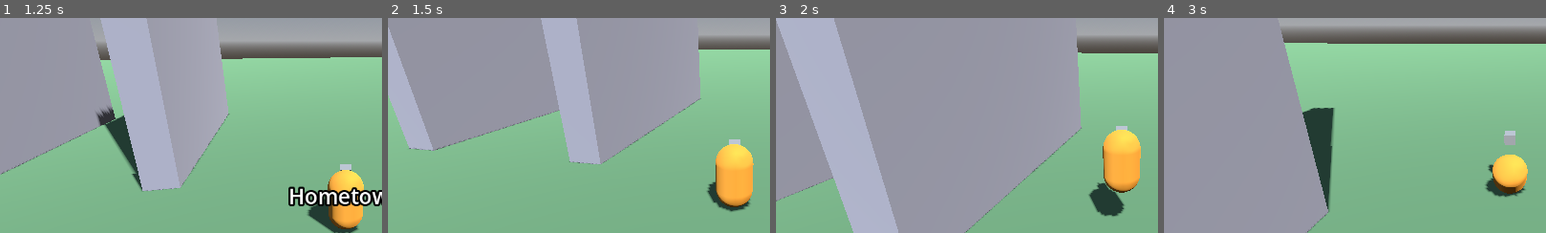
Above: before the commit, frames 1-4 (left to right).
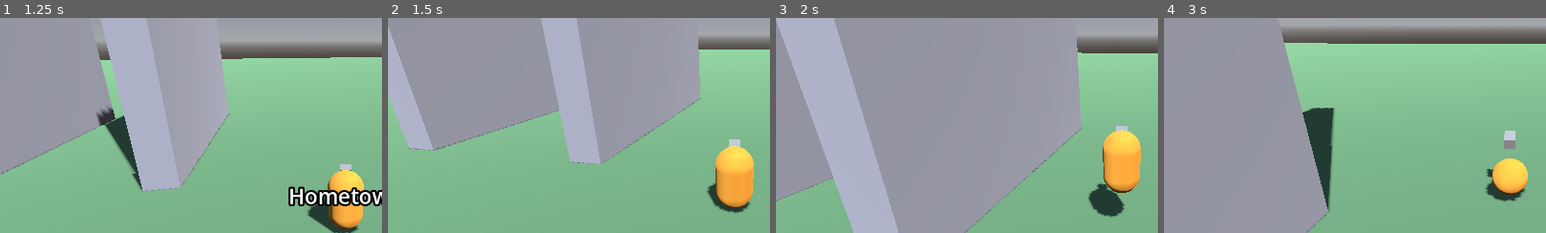
Above: after the commit, the same moments.

Repository: doggoanim/Krits
Game: Godot game, scene res://main.tscn
Same seed, same stepped clock (60 frames per second), same inputs: the game is played once before the commit and once after it.
Inputs (mouse positions are % of the whole screen's width and height, from its top left):
- Up to frame 1 (1.25 s): tap Enter at 0.5 s; move the mouse to (55, 50) at 0.52 s; hold W (move_forward) from 0.53 s (still down); hold Space (jump) from 0.53 s (still down)
- Up to frame 2 (1.5 s): keep holding W (move_forward); move the mouse to (45, 50) at 1.27 s; release Space (jump) at 1.28 s; tap Ctrl (crouch_pound) at 1.35 s
- Up to frame 3 (2 s): keep holding W (move_forward); tap Space (jump) at 1.52, 1.55, 1.82 s
- Up to frame 4 (3 s): keep holding W (move_forward); move the mouse to (52, 48) at 2.02 s; hold Space (jump) 2.03-2.78 s; tap E (interact) at 2.1 s; move the mouse to (49, 52) at 2.77 s; tap Shift (roll_dive) at 2.85 s
The pictures show only the part of the screen within x 5-55%, y 19-69%; the shares and areas given below are measured in that part.

Frame 1 is identical in both runs. In frame 2, 0.4% of the frame differs, in the area x 83-96%, y 58-91%; in frame 3, 0.2%; in frame 4, 1.1%, in the area x 84-96%, y 54-86%.

Commit message:
Fix dissolve flashing back to solid, and add movement lean to the player
The world_dissolve shader's discard condition was inverted: at progress=1
the threshold exceeded every possible noise value, so the "else" (solid)
branch kept winning and the whole world flashed back fully visible for a
frame right before world_root.visible was set false. Flipped the compare
so cells discard as progress rises and everything is gone by progress=1.

Also added an arcade-style lean: the player pitches forward with ground
speed and banks into turns. It lives on PlayerVisual's own rotation
(pitch/bank), separate from _body's rotation.x used by dive/pound/long
jump/roll poses, so the two layers never fight each other.

Co-Authored-By: Claude Sonnet 5 <noreply@anthropic.com>
Claude-Session: https://claude.ai/code/session_01TYpdm1jACUqsWG6yyTxbgm

Diff:
--- a/player/player.gd
+++ b/player/player.gd
@@ -22,9 +22,15 @@
 var invuln := 0.0
 var roll_cd := 0.0
 
+const LEAN_PITCH_MAX := 0.18     ## ~10 degrees, forward/back lean at full speed
+const LEAN_BANK_MAX := 0.28      ## ~16 degrees, side bank at the fastest turns
+const LEAN_TURN_SCALE := 0.12    ## how much yaw rate (rad/s) converts into bank (rad)
+const LEAN_SMOOTH := 9.0         ## higher = snappier lean response
+
 var _shape: CapsuleShape3D
 var _shape_node: CollisionShape3D
 var _was_on_floor := true
+var _prev_facing_yaw := 0.0
 
 func _ready() -> void:
 	collision_layer = 1 << 1   # layer 2: player
@@ -64,6 +70,24 @@
 		can_dive = true
 		Events.player_landed.emit()
 	_was_on_floor = is_on_floor()
+	_update_lean(delta)
+
+## Arcade-style motion lean: pitch forward with ground speed, bank into turns.
+## Grounded only — cinematic poses (dive/pound/long jump) already claim `_body`'s
+## own rotation, and fading this out in the air keeps the two from ever mixing.
+func _update_lean(delta: float) -> void:
+	var yaw := atan2(-facing.x, -facing.z)
+	var yaw_rate := wrapf(yaw - _prev_facing_yaw, -PI, PI) / maxf(delta, 0.0001)
+	_prev_facing_yaw = yaw
+
+	var target_pitch := 0.0
+	var target_bank := 0.0
+	if is_on_floor():
+		var speed_ratio := clampf(get_hvel().length() / config.walk_speed, 0.0, 1.6)
+		target_pitch = speed_ratio * LEAN_PITCH_MAX
+		target_bank = clampf(-yaw_rate * LEAN_TURN_SCALE, -LEAN_BANK_MAX, LEAN_BANK_MAX)
+
+	visual.set_lean(target_pitch, target_bank, LEAN_SMOOTH, delta)
 
 func _update_timers(delta: float) -> void:
 	coyote = config.coyote_time if is_on_floor() else maxf(0.0, coyote - delta)
--- a/player/player_visual.gd
+++ b/player/player_visual.gd
@@ -2,6 +2,11 @@
 extends Node3D
 ## Placeholder body built from primitives, tinted by the active outfit.
 ## Swap the meshes for a real model later; the public API stays the same.
+##
+## Rotation is split across two layers so they never fight each other:
+##   - this node (PlayerVisual) owns facing (rotation.y, set by Player.face) and
+##     the movement lean (rotation.x pitch / rotation.z bank, set by set_lean).
+##   - `_body`, a child, owns pose rotation.x (dive/long_jump/pound/roll spin).
 
 var _body: MeshInstance3D
 var _head: MeshInstance3D
@@ -9,6 +14,8 @@
 var _flash_t := 0.0
 var _rolling := false
 var _outfit: OutfitData
+var _lean_pitch := 0.0   ## current smoothed forward/back lean (rad), this node's rotation.x
+var _lean_bank := 0.0    ## current smoothed side-to-side lean (rad), this node's rotation.z
 
 func _ready() -> void:
 	var capsule := CapsuleMesh.new()
@@ -55,6 +62,15 @@
 func flash() -> void:
 	_flash_t = 0.25
 
+## Smoothly lean this node toward `pitch` (forward/back, rad) and `bank` (side-to-
+## side, rad). Call every physics frame with a target of 0 to relax back upright.
+func set_lean(pitch: float, bank: float, smoothing: float, delta: float) -> void:
+	var t := clampf(smoothing * delta, 0.0, 1.0)
+	_lean_pitch = lerpf(_lean_pitch, pitch, t)
+	_lean_bank = lerpf(_lean_bank, bank, t)
+	rotation.x = _lean_pitch
+	rotation.z = _lean_bank
+
 func _process(delta: float) -> void:
 	if _rolling:
 		_body.rotation.x -= delta * 18.0
--- a/world/world_dissolve.gdshader
+++ b/world/world_dissolve.gdshader
@@ -48,11 +48,14 @@
 void fragment() {
 	vec3 cell = floor(world_pos / cell_size);
 	float n = 0.65 * vnoise(cell * 0.18) + 0.35 * hash(cell);
+	// progress 0: th = 0, nothing discarded (n is always >= 0).
+	// progress 1: th = 1 + edge_width, which exceeds every possible n, so every
+	// cell is past its discard point and the mesh is fully gone — no leftover
+	// undissolved pixels flashing back once the tween reaches 1.0.
 	float th = progress * (1.0 + edge_width);
-	if (n > th) {
+	if (n < th - edge_width) {
 		discard;
-	}
-	if (n > th - edge_width) {
+	} else if (n < th) {
 		ALBEDO = edge_color.rgb;
 		EMISSION = edge_color.rgb * 2.0;
 	} else {
